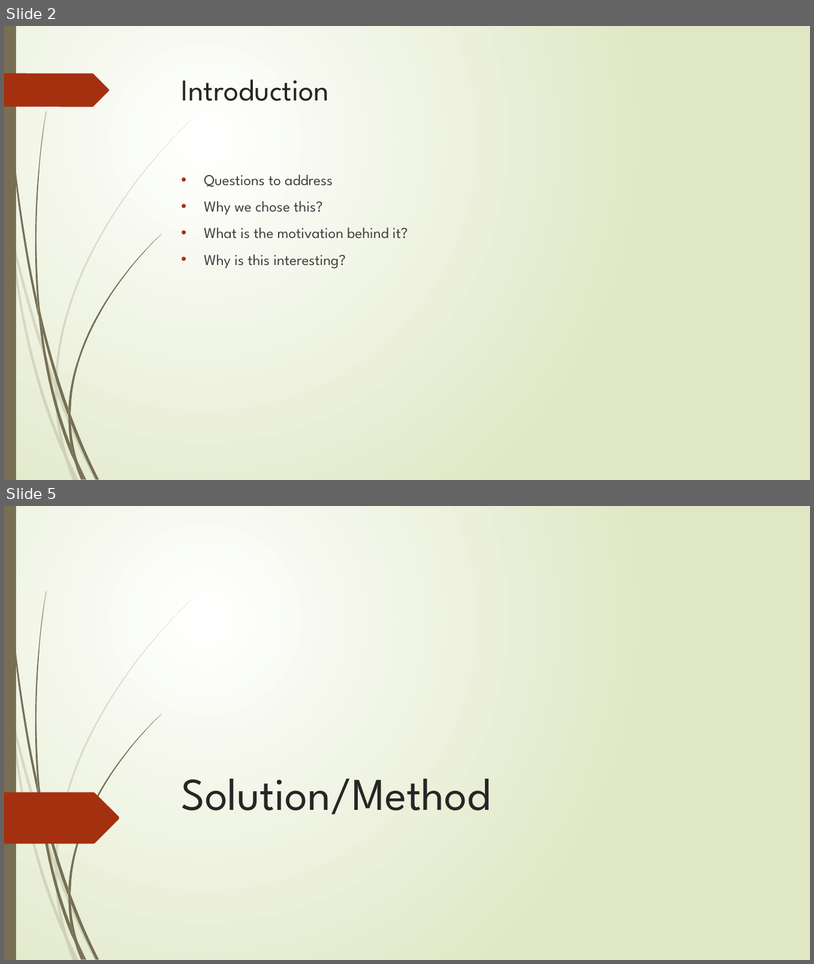
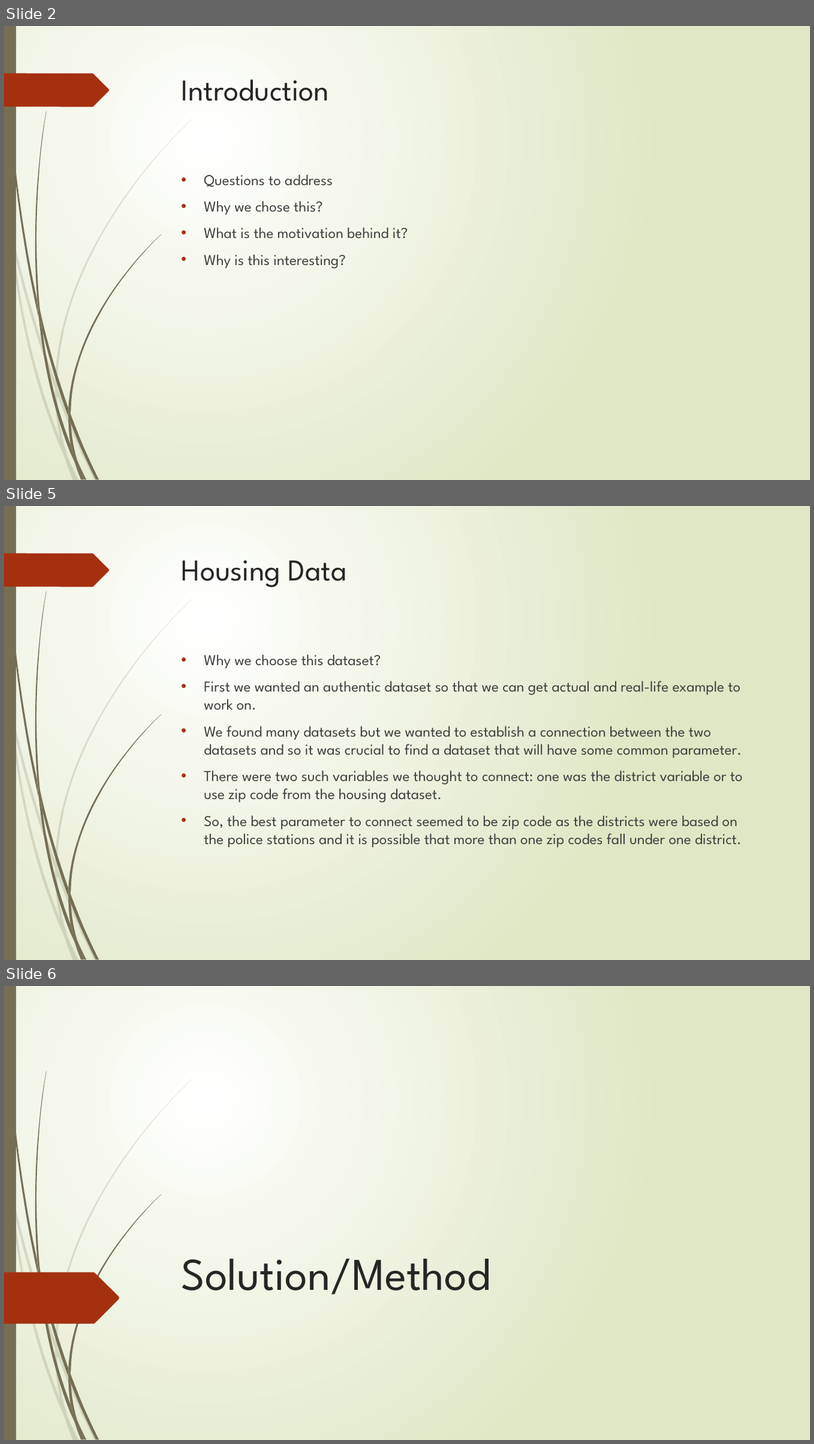
Before and after one commit to mitresh95/ImpactOfCrimeOnHousing, a slide deck: Presentation.pptx. Shown one above the other, each under a label of ours: slides 2 and 5 before the commit, slides 2, 5 and 6 after it; the slides between them are not shown. The pictures are 814x964 and 814x1444 pixels, drawn with LibreOffice and Linux fonts; fonts in the diff are those of the drawing. Boxes give left, top, right and bottom in pixels: in the first picture for what was removed or moved away, otherwise in the second. Text is boxed around its words. In the diff, an @@ line names an element or a change of style, - is before the commit and + after.

```diff
--- a/Presentation.pptx
+++ b/Presentation.pptx
@@ slide 5 added at (4,506,810,960), background gradient #FFFFFF to #DFE8C4; not listed: 24 template elements that a slide beside it also shows @@
@@ title added at (182,560,347,587), 36 pt, text #262626 @@
+Housing Data
@@ text added at (204,654,743,847), 18 pt, text #404040 @@
+• Why we choose this dataset?
+• First we wanted an authentic dataset so that we can get actual and real-life example to work on.
+• We found many datasets but we wanted to establish a connection between the two datasets and so it was crucial to find a dataset that will have some common parameter.
+• There were two such variables we thought to connect: one was the district variable or to use zip code from the housing dataset.
+• So, the best parameter to connect seemed to be zip code as the districts were based on the police stations and it is possible that more than one zip codes fall under one district.
@@ what was slide 5 is now slide 6 @@
```
Also in this commit, not shown: 6 slides changed.
